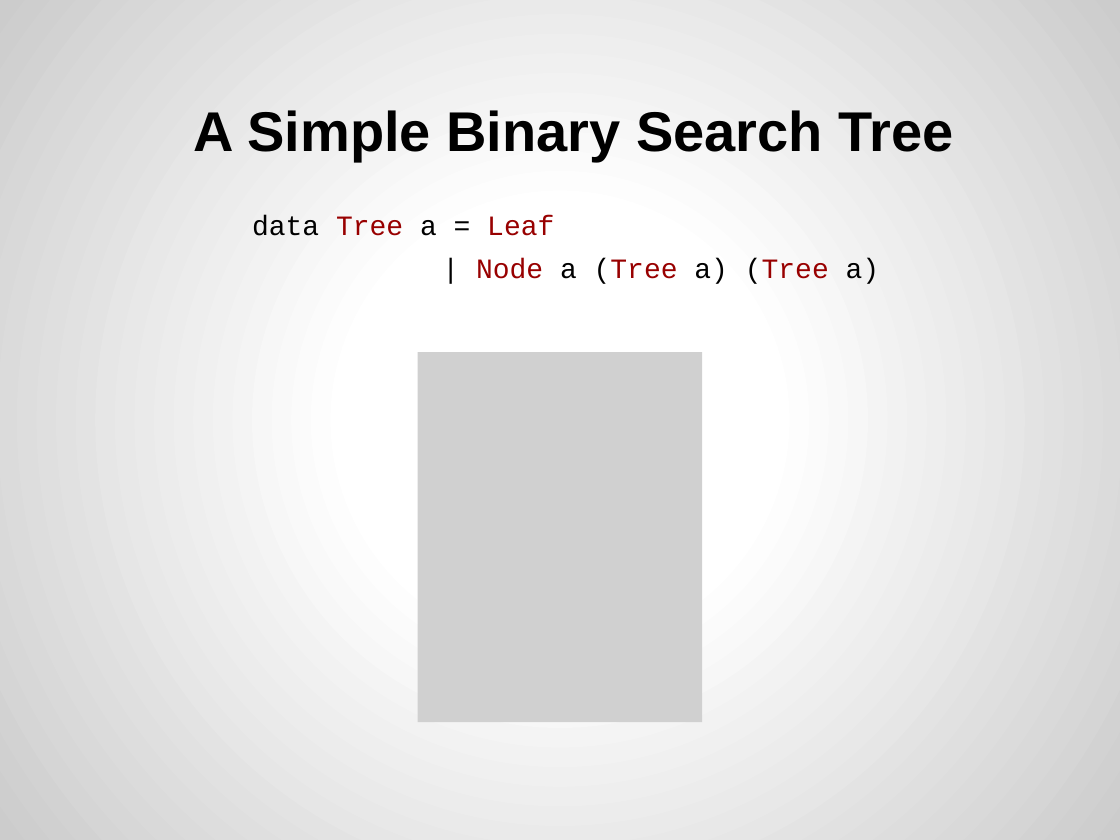
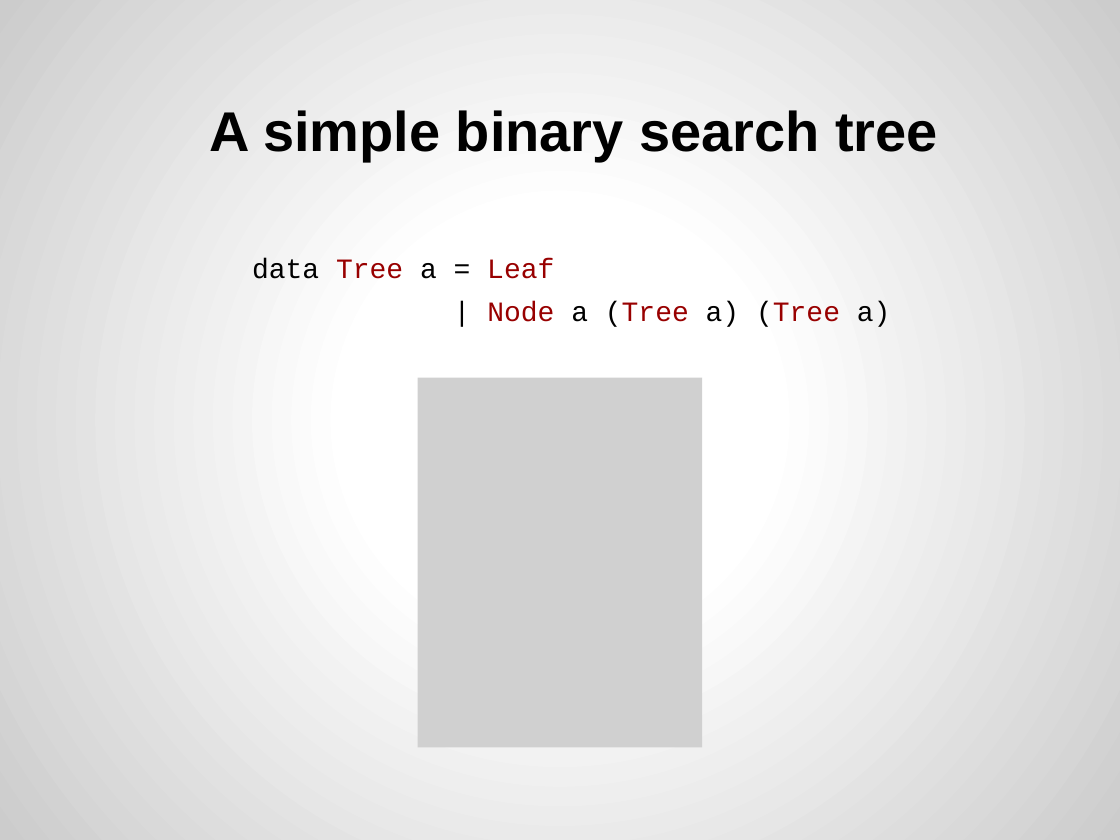
Before and after one commit to joel-wright/ZipperHS, a slide deck: slide 3 of Slides/The Zipper.pptx. Drawn at 1120x840 pixels with LibreOffice and Linux fonts; fonts in the diff are those of the drawing; grey boxes stand for pictures. Boxes give left, top, right and bottom in pixels: in the first picture for what was removed or moved away, otherwise in the second. Text is boxed around its words. In the diff, an @@ line names an element or a change of style, - is before the commit and + after.

```diff
--- a/Slides/The Zipper.pptx
+++ b/Slides/The Zipper.pptx
@@ title at [209,110,938,161]: text changed @@
-A Simple Binary Search Tree
+A simple binary search tree
@@ text at [487,301,891,327]: alignment centre to left @@
@@ picture: place and size @@
-picture at [418,353,702,722]
+picture at [418,377,702,747]
```
Also in this commit, not shown: 10 other slides changed, 1 other file.
